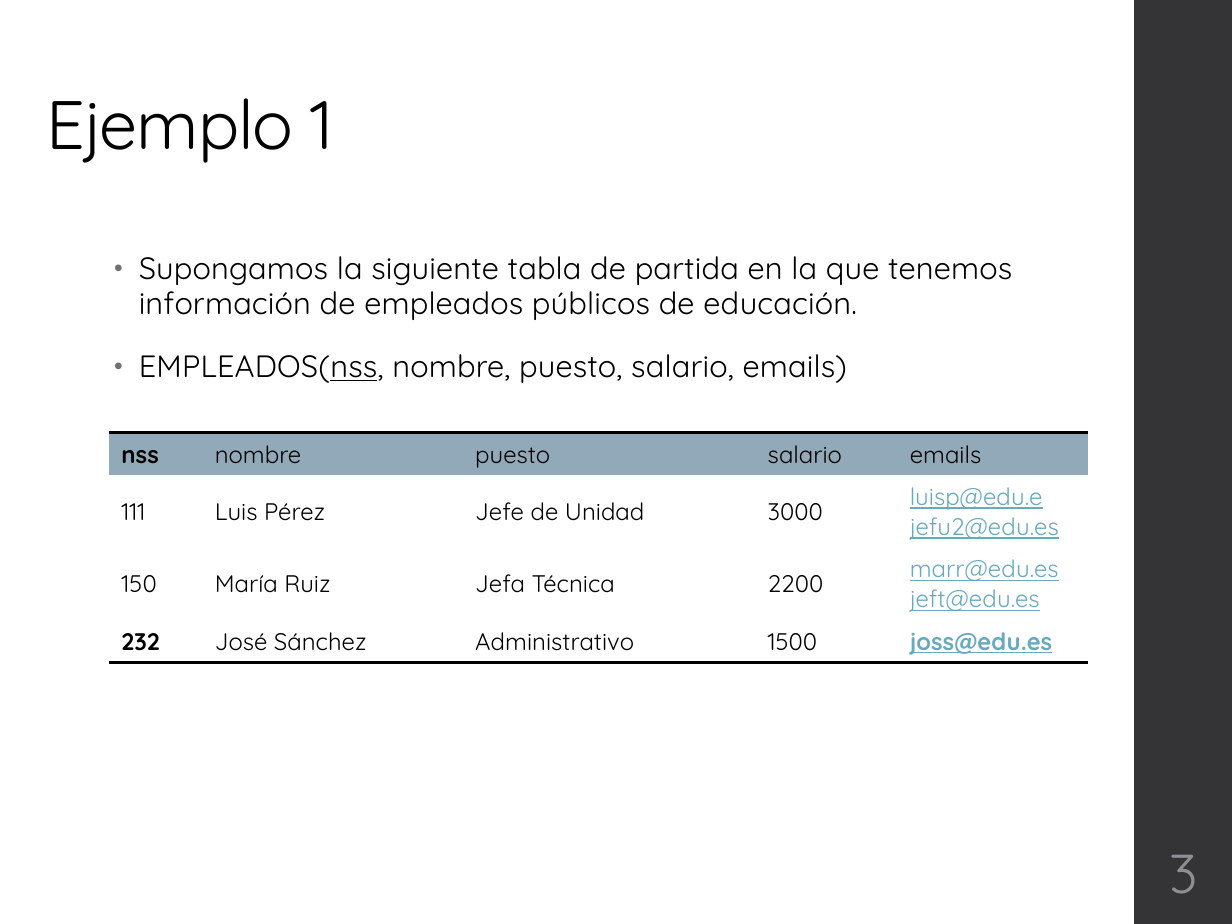
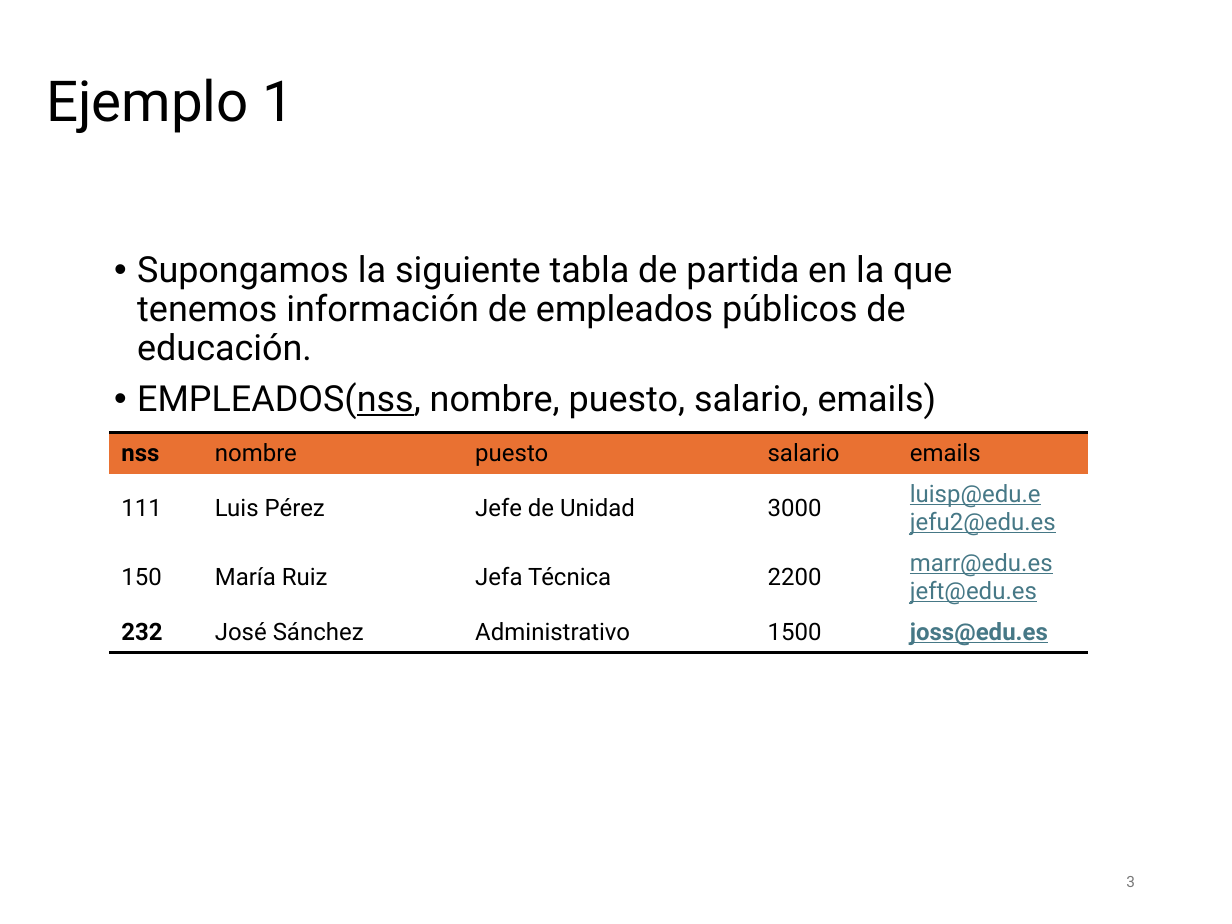
Before and after one commit to NuriaCelis/GBD2425, a slide deck: slide 3 of Tema2/EJEMPLOS NORMALIZACION.pptx. Drawn at 1232x924 pixels with LibreOffice and Linux fonts; fonts in the diff are those of the drawing. Boxes give left, top, right and bottom in pixels: in the first picture for what was removed or moved away, otherwise in the second. Text is boxed around its words. In the diff, an @@ line names an element or a change of style, - is before the commit and + after.

```diff
--- a/Tema2/EJEMPLOS NORMALIZACION.pptx
+++ b/Tema2/EJEMPLOS NORMALIZACION.pptx
@@ rectangle removed at (1135,0,1232,924) @@
@@ title "Ejemplo 1" at (46,78,295,133): size 40 to 33 pt, font Quicksand to Roboto, letter spacing -0.5 to 0 pt; vertical alignment bottom to middle @@
@@ text "Supongamos la siguiente tabla de ..." at (137,255,952,419): size 18 to 21 pt, font Quicksand to Roboto, letter spacing 0.1 to 0 pt; indent changed; line spacing 0.95 to 0.9; less space between paragraphs @@
@@ table at (110,432,1088,654) @@
@@ fill #92A9B9 to #E97132 in row 1 @@
@@ font Quicksand to Roboto @@
@@ text colour #67AABF to #467886 in "luisp@edu.e", "jefu2@edu.es", "marr@edu.es", "jeft@edu.es" and 1 more places @@
@@ page number: place and size @@
-page number at (1169,855,1197,894)
+page number at (1126,876,1135,887)
@@ page number at (1126,876,1135,887): size 32 to 9 pt, font Quicksand to Roboto, text colour #8E8E94 to #797979; alignment centre to right @@
```
Also in this commit, not shown: 9 other slides changed, 1 slide added, 2 slides removed, 1 other file.
